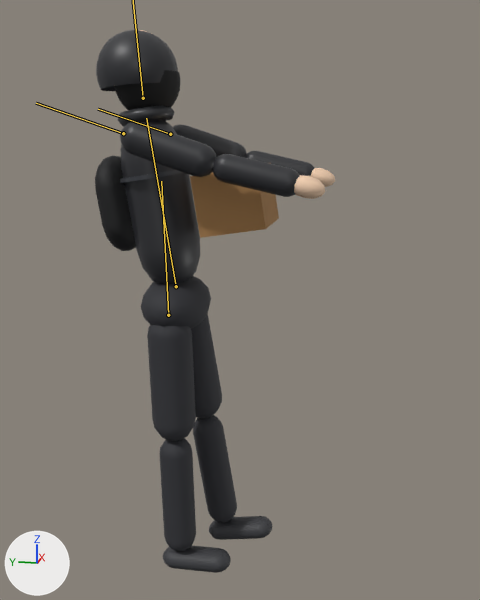
An edit to the glTF model city-hold/public/models/placeholder/char_looter_masked_3.glb, drawn before and after from the same camera.
One viewpoint serves both versions: a 50 mm camera at (-2.254, -0.684, 1.536) aimed at (0.018, -0.23, 0.968). Lighting does not change. The marker at lower left points along +X, +Y and +Z. The older version comes first. Both versions are drawn at frame 34 of the action 'held'; the numbers are the values there. The bones that change are drawn over the model as lines.

The first picture shows 'Mesh_0', 'skin_12', 'skin_12.001', 'skin_12.002', 'skin_12.003', 'skin_12.004', 'skin_12.005', 'skin_skin'.
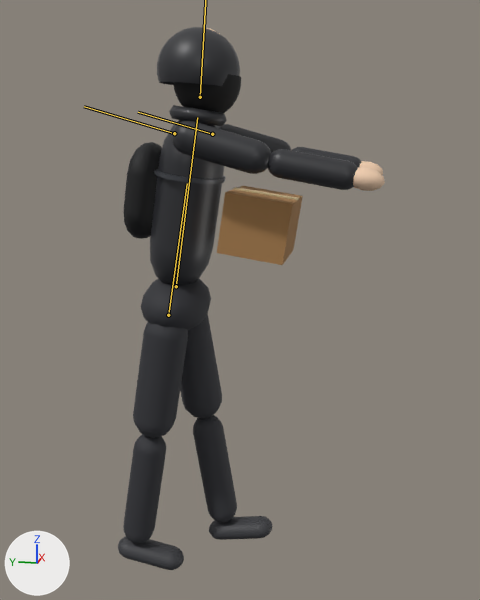
ob_carry is not drawn itself; it is the parent of ob_mesh_0, ob_mesh_1.

The change in detail:
Bone 'legL' (bone_legl) turns from (-2, 0, 0) to (9, 0, 0) degrees about its own x, y and z.
Bone 'torso' (bone_torso) turns from (-9, 0, 0) to (9, 0, 0) degrees about its own x, y and z.
Bone 'head' (bone_head) turns from (4, 0, 0) to (-4, 0, 0) degrees about its own x, y and z.
Bone 'armL' (bone_arml) turns from (-63, 0, 0) to (-83, 0, 0) degrees about its own x, y and z.
Bone 'armR' (bone_armr) turns from (-63, 0, 0) to (-83, 0, 0) degrees about its own x, y and z.

Location of each change, (x1, y1, x2, y2) in pixels of the pictures (480 x 600 px):
'skin_12.002', posed: before (96, 30, 315, 284); after (150, 27, 361, 285)
'skin_12', posed (19% wider): before (141, 276, 237, 551); after (123, 279, 237, 543)
'Mesh_0', posed: before (190, 163, 279, 238); after (217, 186, 303, 265)
'skin_12.004', posed (7% narrower): before (95, 156, 136, 251); after (124, 142, 162, 239)
'skin_12.001', posed (41% wider): before (163, 516, 272, 573); after (118, 516, 272, 570)
'skin_12.005', posed: before (114, 70, 180, 110); after (173, 74, 241, 113)
'skin_skin', posed (9% narrower): before (140, 30, 335, 199); after (207, 28, 385, 191)
'skin_12.003', posed: before (120, 170, 183, 183); after (154, 169, 226, 184)
'Mesh_1', posed (not visible before): after (233, 187, 299, 200)
bone 'legL', root to tip: before (168, 315) to (161, 181); after (168, 315) to (187, 183)
bone 'torso', root to tip: before (176, 286) to (146, 118); after (176, 286) to (197, 117)
bone 'armL', root to tip: before (123, 133) to (36, 103); after (174, 133) to (84, 106)
bone 'armR', root to tip: before (170, 134) to (98, 109); after (212, 134) to (138, 112)
